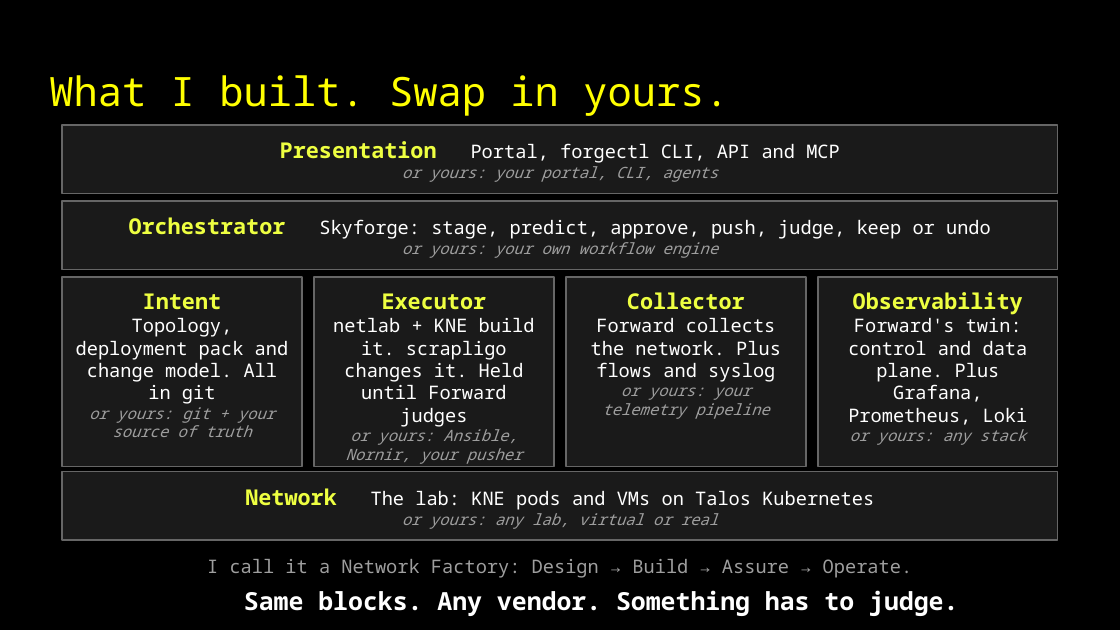
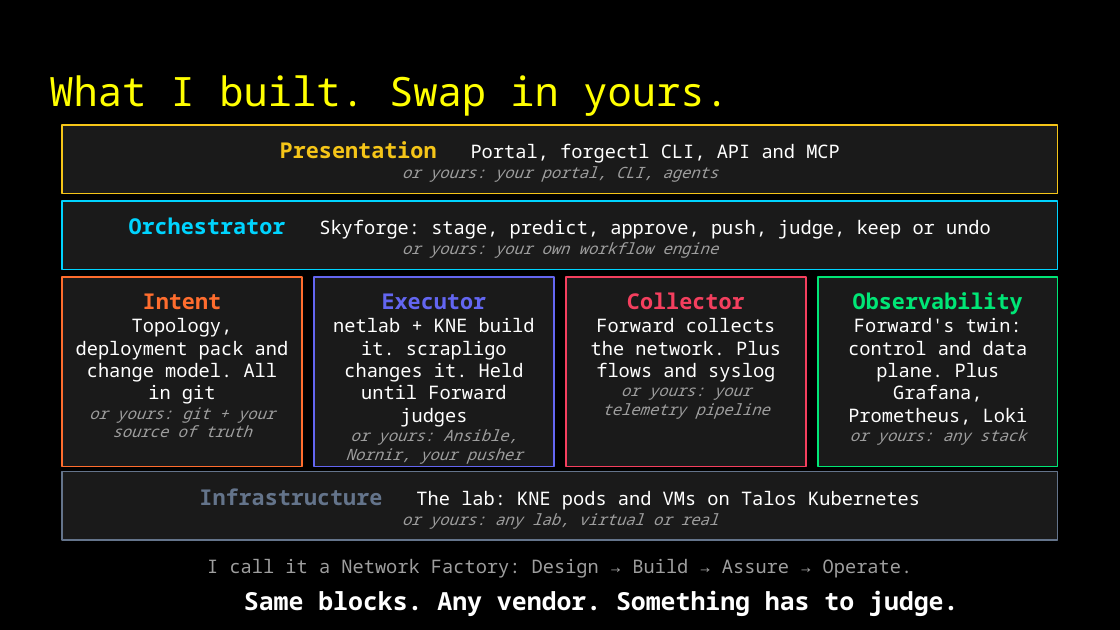
Before and after one commit to captainpacket/autocon6, a slide deck: slide 6 of slides/AC6_Every_Automation_Demo_Lies.pptx. Drawn at 1120x630 pixels with LibreOffice and Linux fonts; fonts in the diff are those of the drawing; background and template pictures are left out. Boxes give left, top, right and bottom in pixels: in the first picture for what was removed or moved away, otherwise in the second. Text is boxed around its words. In the diff, an @@ line names an element or a change of style, - is before the commit and + after.

```diff
--- a/slides/AC6_Every_Automation_Demo_Lies.pptx
+++ b/slides/AC6_Every_Automation_Demo_Lies.pptx
@@ rectangle "Presentation Portal, forgectl CLI, API ..." at (63, 125, 1058, 194): outline #666666 1 pt to #F5C518 1 pt @@
@@ text in rectangle at (280, 141, 840, 163): text colour #EEFF41 to #F5C518 in "Presentation" @@
@@ rectangle "Orchestrator Skyforge: stage, predict, approve, ..." at (63, 200, 1058, 269): outline #666666 1 pt to #00D4FF 1 pt @@
@@ text in rectangle at (129, 217, 991, 239): text colour #EEFF41 to #00D4FF in "Orchestrator" @@
@@ rectangle "Intent" at (63, 277, 302, 467): outline #666666 1 pt to #FF6D2E 1 pt @@
@@ text in rectangle at (143, 293, 221, 310): text colour #EEFF41 to #FF6D2E in "Intent" @@
@@ rectangle "Executor" at (315, 277, 554, 467): outline #666666 1 pt to #6366F1 1 pt @@
@@ text in rectangle at (382, 293, 487, 310): text colour #EEFF41 to #6366F1 in "Executor" @@
@@ rectangle "Collector" at (566, 277, 805, 467): outline #666666 1 pt to #F43F5E 1 pt @@
@@ text in rectangle at (627, 292, 745, 310): text colour #EEFF41 to #F43F5E in "Collector" @@
@@ rectangle "Observability" at (818, 277, 1057, 467): outline #666666 1 pt to #00E676 1 pt @@
@@ text in rectangle at (853, 292, 1023, 315): text colour #EEFF41 to #00E676 in "Observability" @@
@@ rectangle "Infrastructure The lab: KNE pods ..." at (63, 472, 1058, 540): outline #666666 1 pt to #64748B 1 pt @@
@@ text in rectangle at (199, 488, 920, 510): text changed @@
-Network The lab: KNE pods and VMs on Talos Kubernetes
+Infrastructure The lab: KNE pods and VMs on Talos Kubernetes
```
Also in this commit, not shown: 17 other slides changed, 23 other files.
